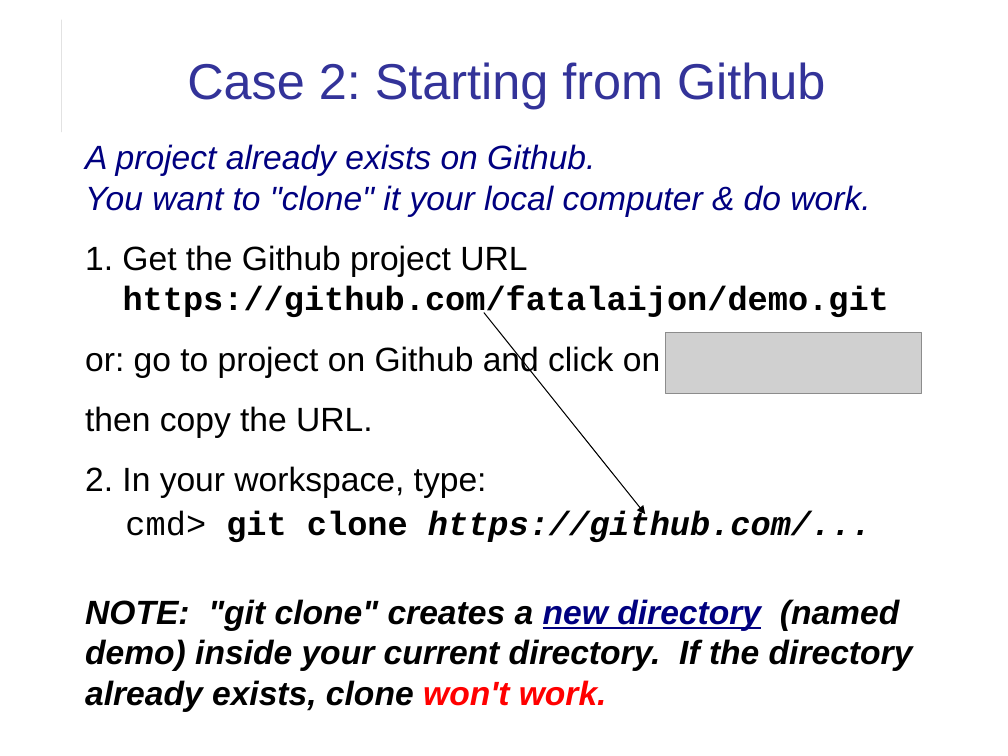
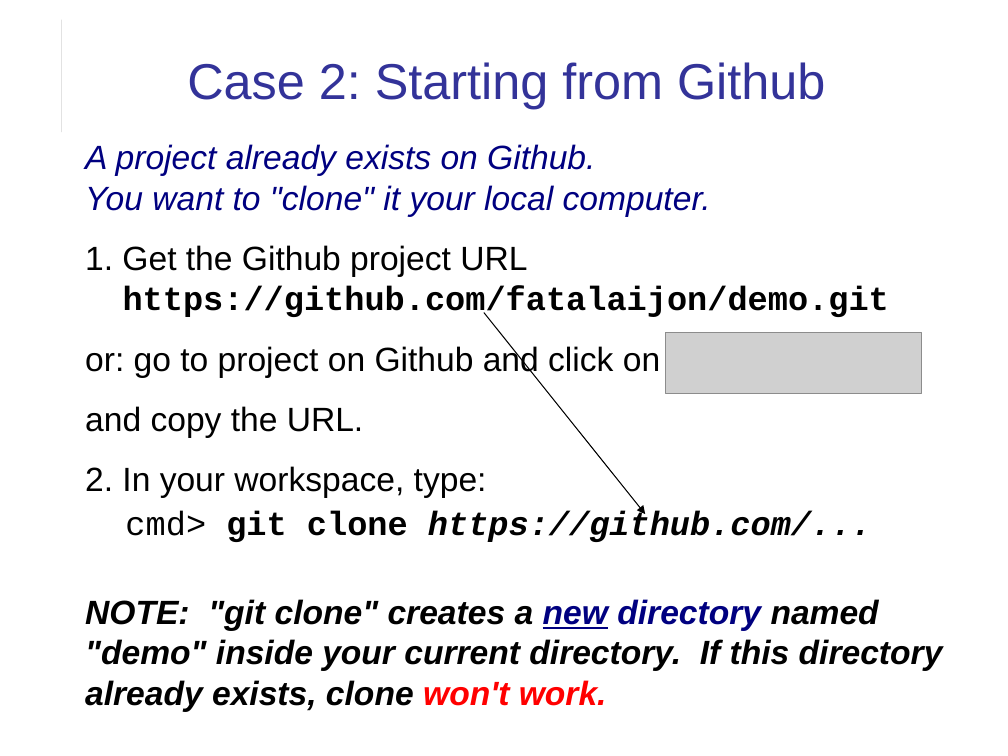
Before and after one commit to skeoop/skeoop.github.io, a slide deck: slide 9 of git/Using-Github.ppt. Drawn at 1008x756 pixels with LibreOffice and Linux fonts; fonts in the diff are those of the drawing; grey boxes stand for pictures. Boxes give left, top, right and bottom in pixels: in the first picture for what was removed or moved away, otherwise in the second. Text is boxed around its words. In the diff, an @@ line names an element or a change of style, - is before the commit and + after.

```diff
--- a/git/Using-Github.ppt
+++ b/git/Using-Github.ppt
@@ text at box(85, 144, 711, 217): text changed @@
-A project already exists on Github.
-You want to "clone" it your local computer & do work.
+A project already exists on Github.
+You want to "clone" it your local computer.
@@ text at box(85, 406, 364, 438): text changed @@
-then copy the URL.
+and copy the URL.
@@ text at box(85, 599, 943, 712): text changed @@
-NOTE: "git clone" creates a new directory (named demo) inside your current directory. If the directory already exists, clone won't work.
+NOTE: "git clone" creates a new directory named "demo" inside your current directory. If this directory already exists, clone won't work.
```
Also in this commit, not shown: 9 other slides changed, 21 other files.
